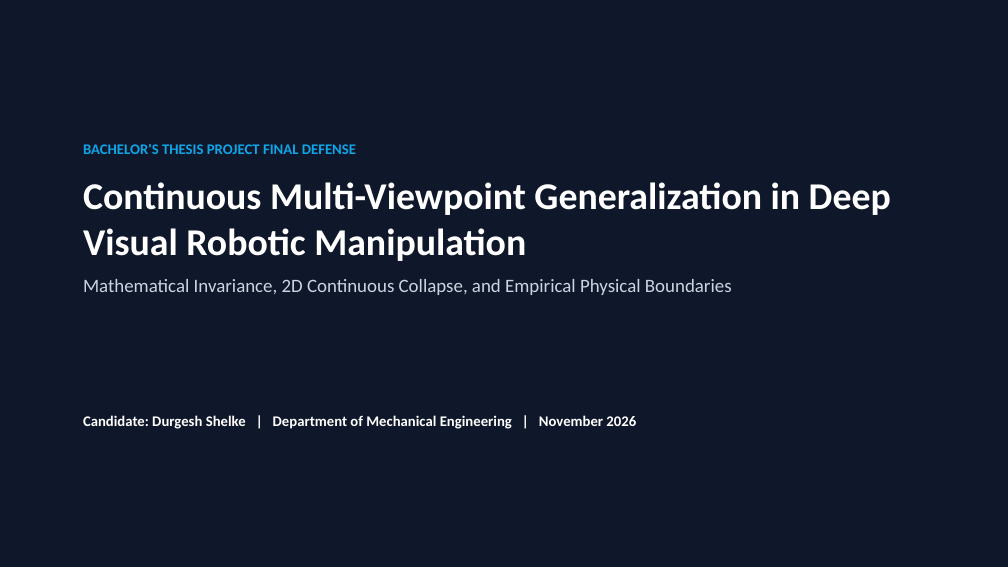
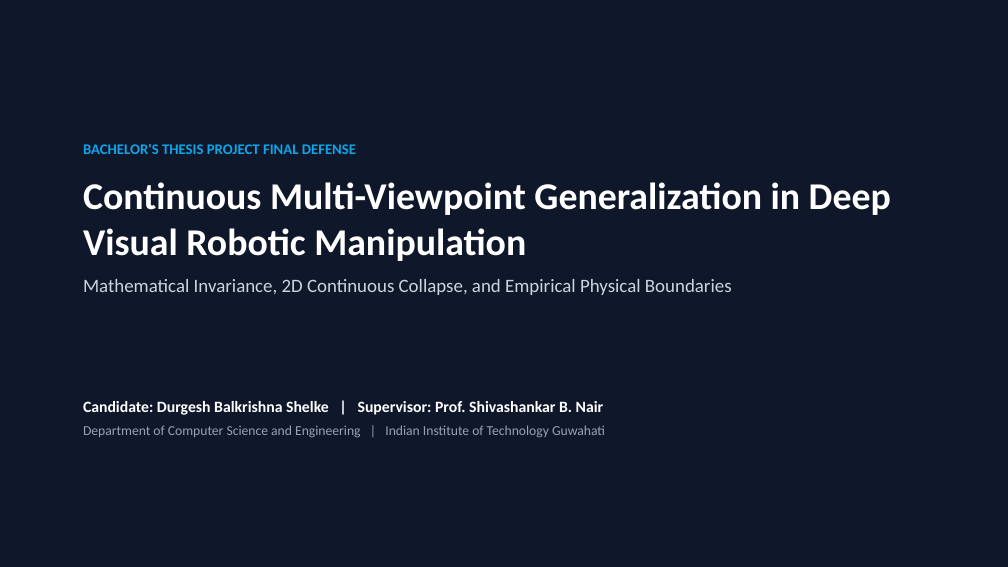
Before and after one commit to Durgesh-Shelke/Multi-viewpoint_Generalization, a slide deck: slide 1 of BTP_Final_Defense_Presentation.pptx. Drawn at 1008x567 pixels with LibreOffice and Linux fonts; fonts in the diff are those of the drawing. Boxes give left, top, right and bottom in pixels: in the first picture for what was removed or moved away, otherwise in the second. Text is boxed around its words. In the diff, an @@ line names an element or a change of style, - is before the commit and + after.

```diff
--- a/BTP_Final_Defense_Presentation.pptx
+++ b/BTP_Final_Defense_Presentation.pptx
@@ text at [83,401,605,438]: text changed; size 14 to 13 pt; text colour #FFFFFF to #94A3B8; bold off @@
-Candidate: Durgesh Shelke | Department of Mechanical Engineering | November 2026
+Candidate: Durgesh Balkrishna Shelke | Supervisor: Prof. Shivashankar B. Nair
+Department of Computer Science and Engineering | Indian Institute of Technology Guwahati
```
Also in this commit, not shown: 13 other slides changed, 6 other files.
